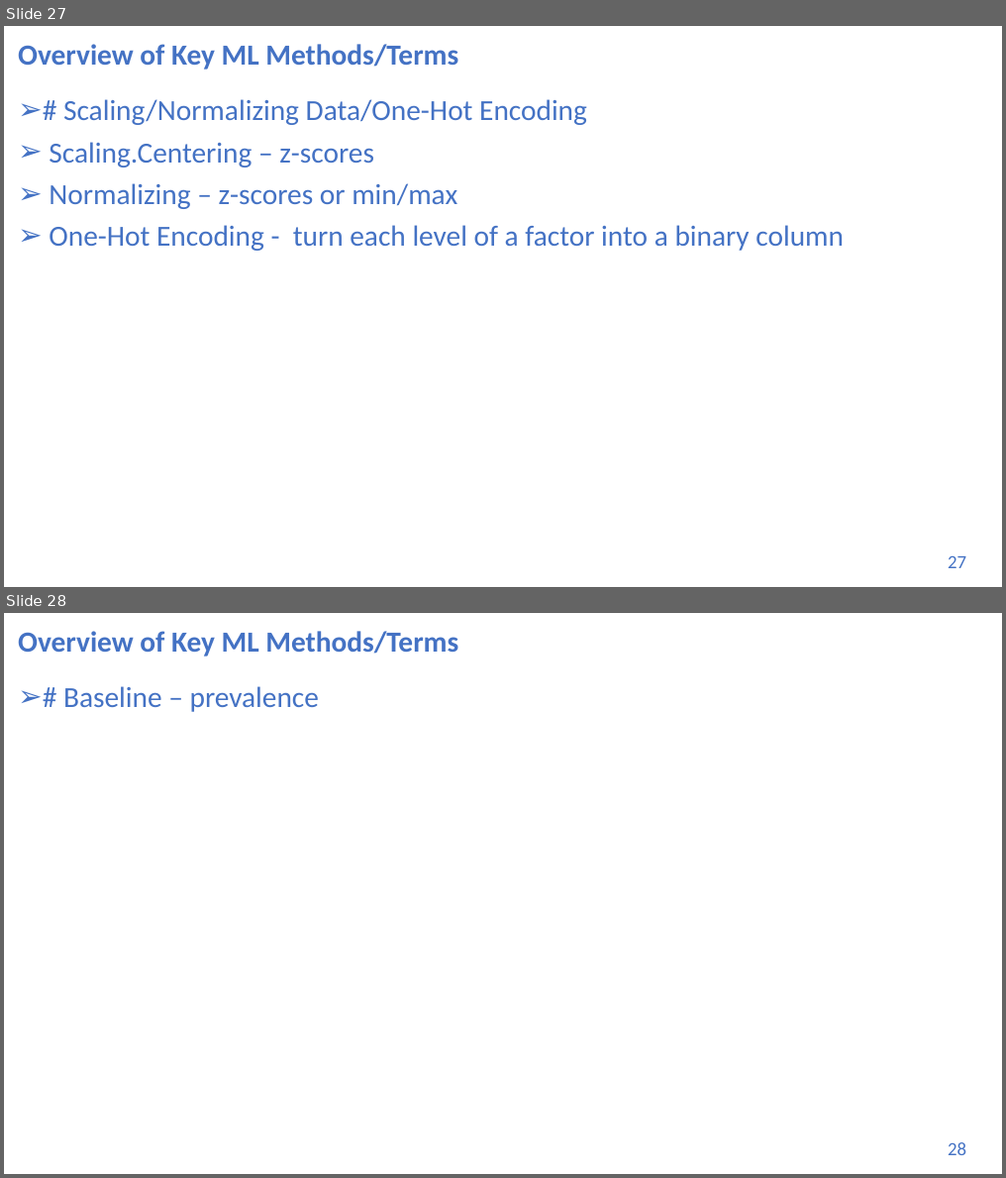
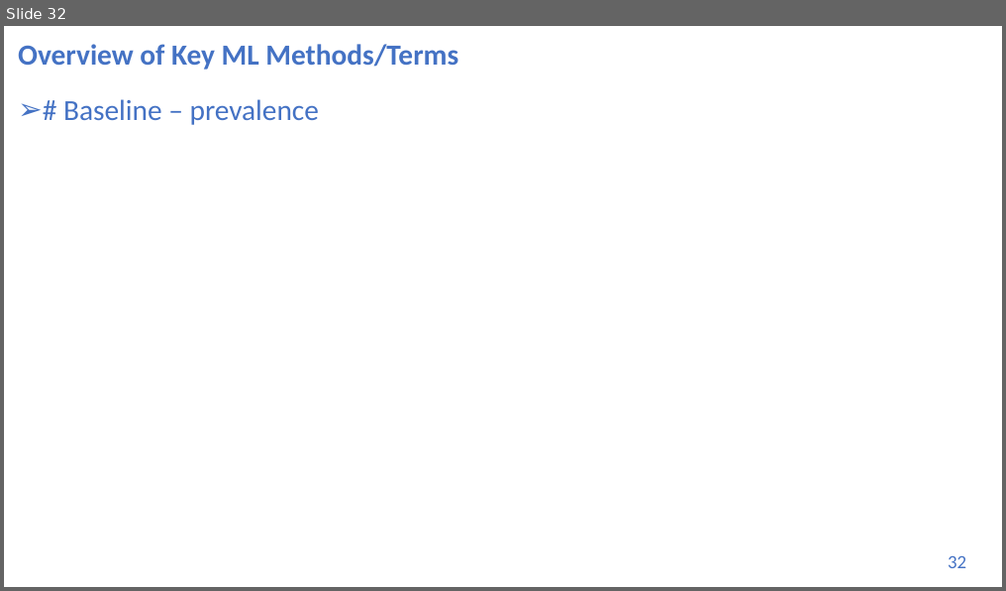
Before and after one commit to UVADS/DS-3001, a slide deck: 05_ml_bootcamp/machine_learning_bootcamp.pptx. Shown one above the other, each under a label of ours: slides 27 and 28 before the commit, slide 32 after it. The pictures are 1006x1178 and 1006x591 pixels, drawn with LibreOffice and Linux fonts; fonts in the diff are those of the drawing. Boxes give left, top, right and bottom in pixels: in the first picture for what was removed or moved away, otherwise in the second. Text is boxed around its words. In the diff, an @@ line names an element or a change of style, - is before the commit and + after.

```diff
--- a/05_ml_bootcamp/machine_learning_bootcamp.pptx
+++ b/05_ml_bootcamp/machine_learning_bootcamp.pptx
@@ slide 27 removed at (4,26,1002,587), background #FFFFFF @@
@@ title removed at (18,44,458,70) @@
-Overview of Key ML Methods/Terms
@@ text removed at (49,99,844,251) @@
-➢ # Scaling/Normalizing Data/One-Hot Encoding
-➢ Scaling.Centering – z-scores
-➢ Normalizing – z-scores or min/max
-➢ One-Hot Encoding - turn each level of a factor into a binary column
@@ page number removed at (947,557,966,569) @@
-27
@@ what was slide 28 is now slide 32 @@
@@ page number at (947,556,966,569): text changed @@
-28
+32
```
Also in this commit, not shown: 10 slides changed, 5 slides added.
